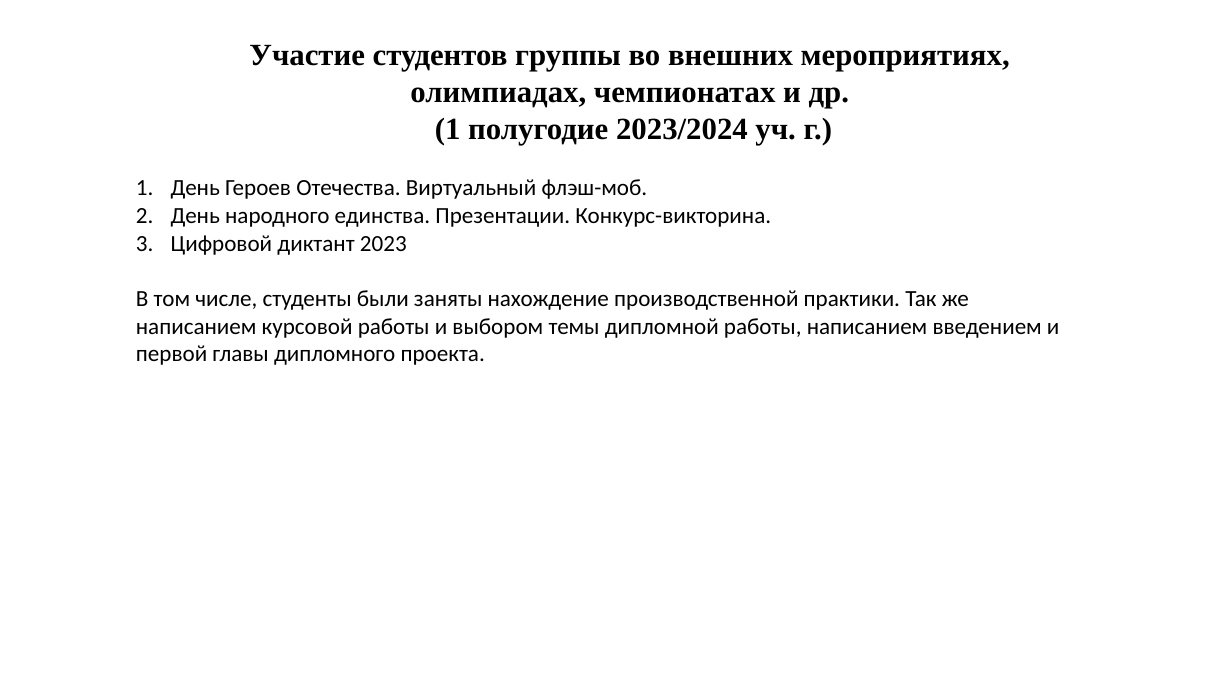
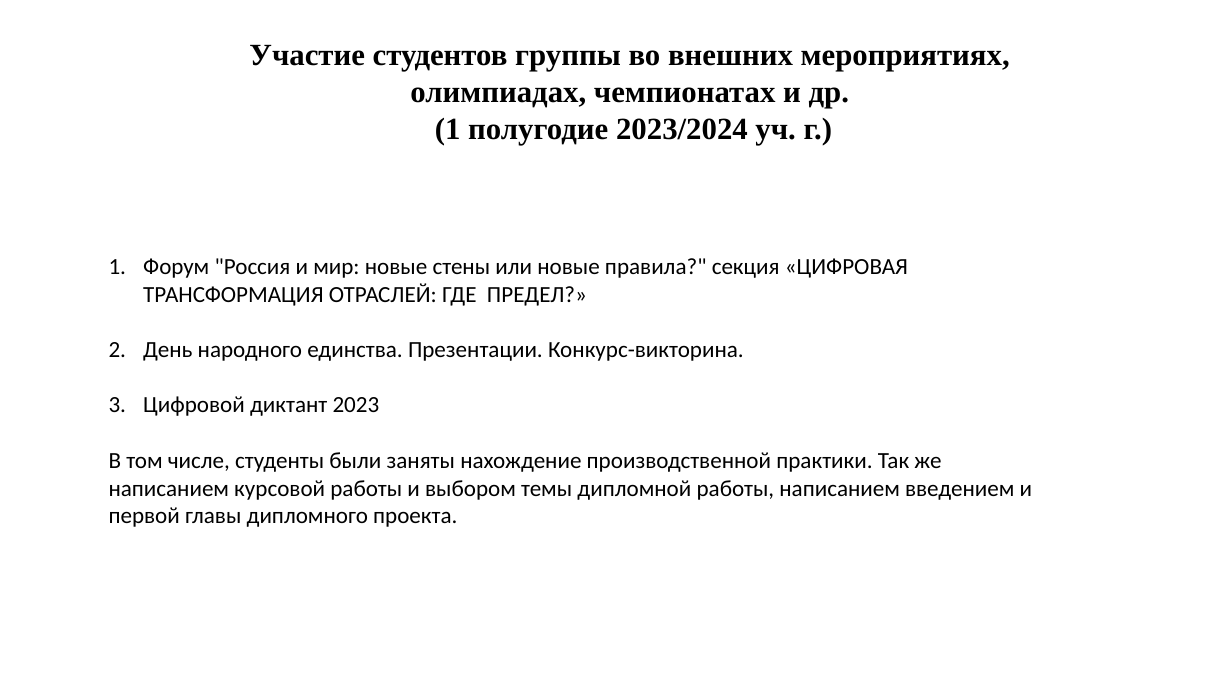
Before and after one commit to IvanSibirevV2/KipFin_Lab_2023-24_Git0, a slide deck: slide 7 of ПишемПрезентацию/Педсовет_v1.pptx. Drawn at 1232x693 pixels with LibreOffice and Linux fonts; fonts in the diff are those of the drawing; background and template pictures are left out. Boxes give left, top, right and bottom in pixels: in the first picture for what was removed or moved away, otherwise in the second. Text is boxed around its words. In the diff, an @@ line names an element or a change of style, - is before the commit and + after.

```diff
--- a/ПишемПрезентацию/Педсовет_v1.pptx
+++ b/ПишемПрезентацию/Педсовет_v1.pptx
@@ text "Форум "Россия и мир: новые ...": place and size @@
-text "Форум "Россия и мир: новые ..." at [136,179,1059,365]
+text "Форум "Россия и мир: новые ..." at [109,258,1032,527]
@@ text at [143,258,908,306]: text changed @@
-1. День Героев Отечества. Виртуальный флэш-моб.
+1. Форум "Россия и мир: новые стены или новые правила?" секция «ЦИФРОВАЯ ТРАНСФОРМАЦИЯ ОТРАСЛЕЙ: ГДЕ ПРЕДЕЛ?»
```
Also in this commit, not shown: 5 other slides changed, 2 slides added, 2 slides removed, 2 other files.
